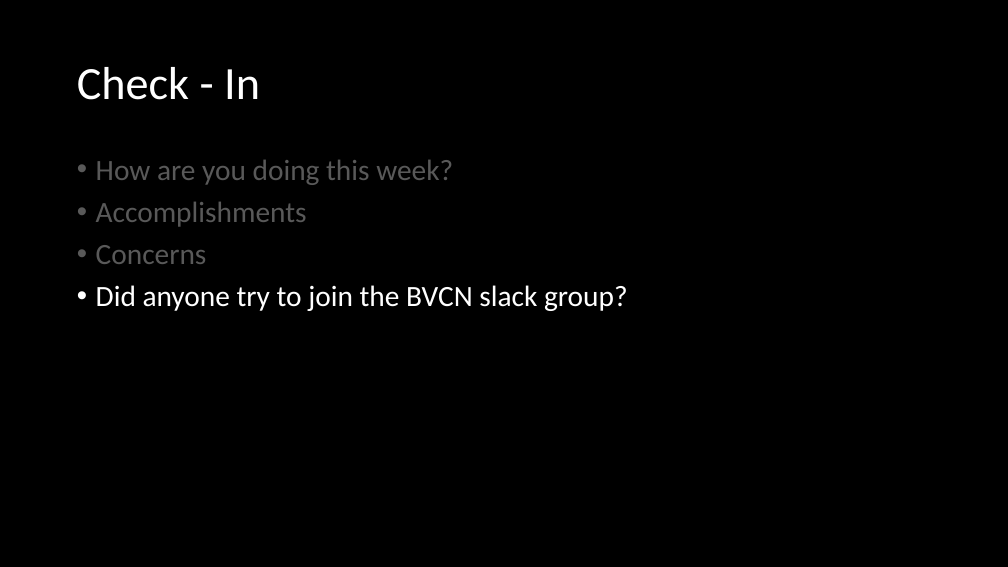
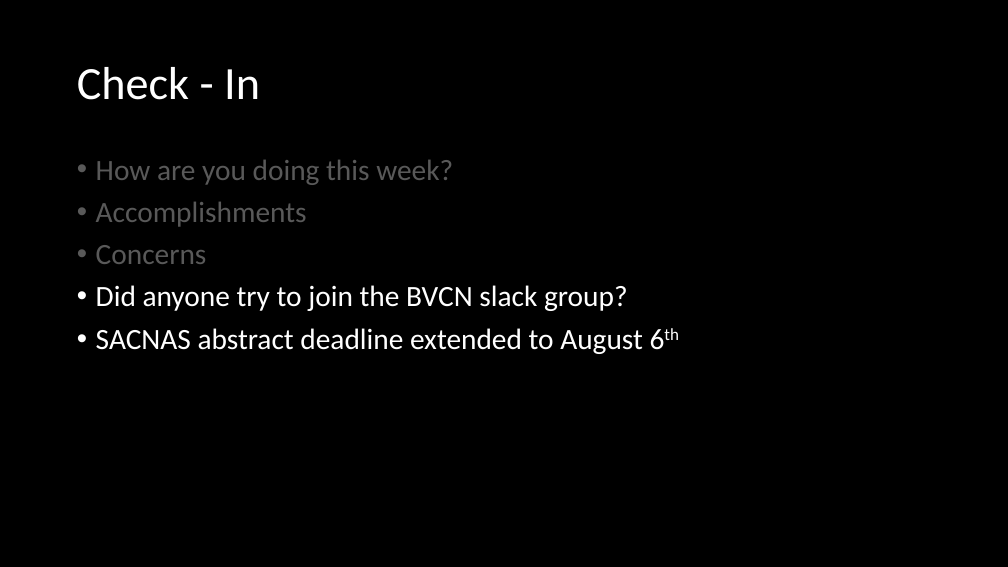
Before and after one commit to madmolecularman/MARC-Summer-2020, a slide deck: slide 5 of resources/coding/coding_necessities_2.pptx. Drawn at 1008x567 pixels with LibreOffice and Linux fonts; fonts in the diff are those of the drawing. Boxes give left, top, right and bottom in pixels: in the first picture for what was removed or moved away, otherwise in the second. Text is boxed around its words. In the diff, an @@ line names an element or a change of style, - is before the commit and + after.

```diff
--- a/resources/coding/coding_necessities_2.pptx
+++ b/resources/coding/coding_necessities_2.pptx
@@ text at bbox=[96, 328, 643, 354]: paragraph added @@
+• SACNAS abstract deadline extended to August 6th
```
Also in this commit, not shown: 4 other slides changed, 4 slides added, 3 slides removed, 1 other file.
